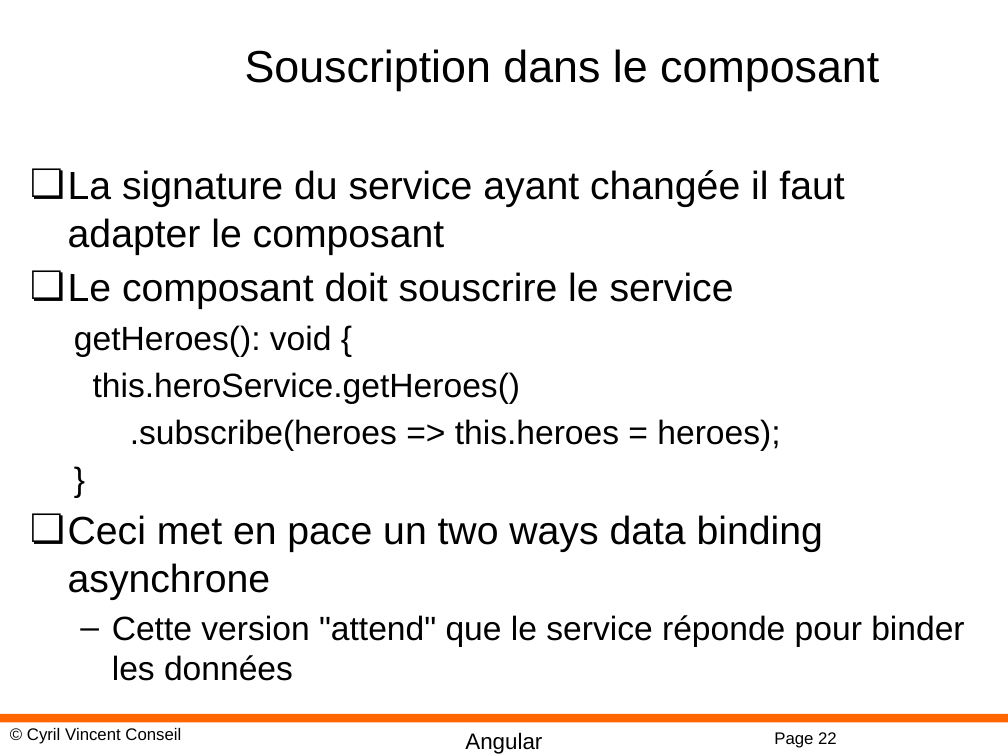
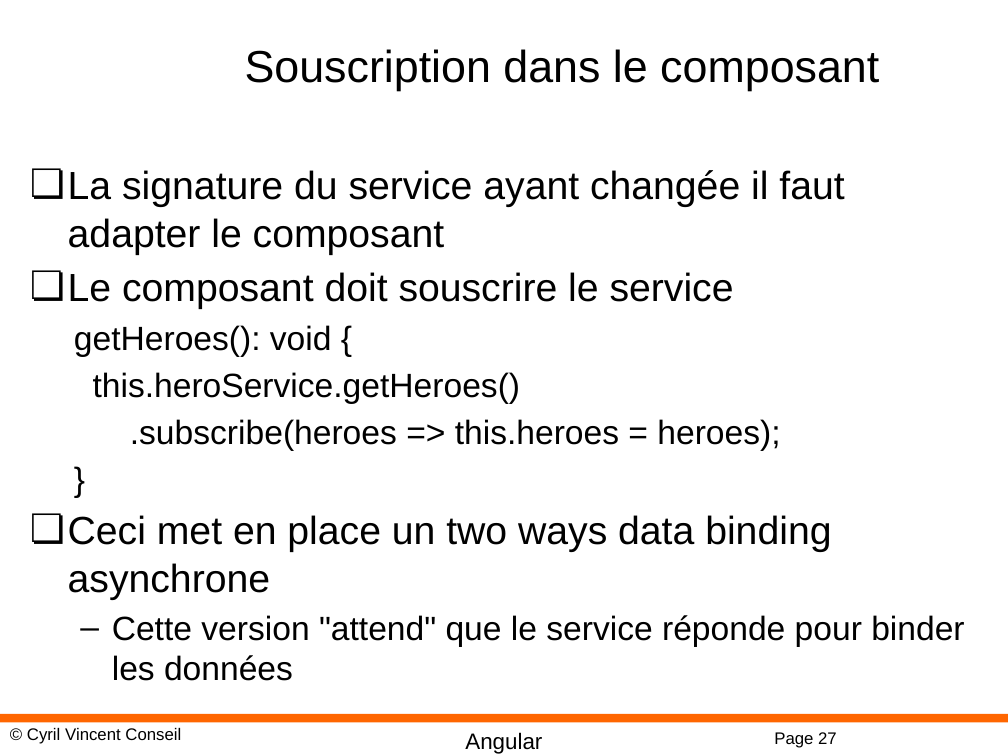
Before and after one commit to cyrilvincent/angular, a slide deck: slide 27 of PPT/Angular14-RXJS.pptx (slide 22 before the commit). Drawn at 1008x756 pixels with LibreOffice and Linux fonts; fonts in the diff are those of the drawing; background and template pictures are left out. Boxes give left, top, right and bottom in pixels: in the first picture for what was removed or moved away, otherwise in the second. Text is boxed around its words. In the diff, an @@ line names an element or a change of style, - is before the commit and + after.

```diff
--- a/PPT/Angular14-RXJS.pptx
+++ b/PPT/Angular14-RXJS.pptx
@@ text at [68,515,831,600]: text changed @@
-❏ Ceci met en pace un two ways data binding asynchrone
+❏ Ceci met en place un two ways data binding asynchrone
@@ page number at [774,732,837,748]: text changed @@
-Page 22
+Page 27
```
Also in this commit, not shown: 5 slides added, 38 other files.
